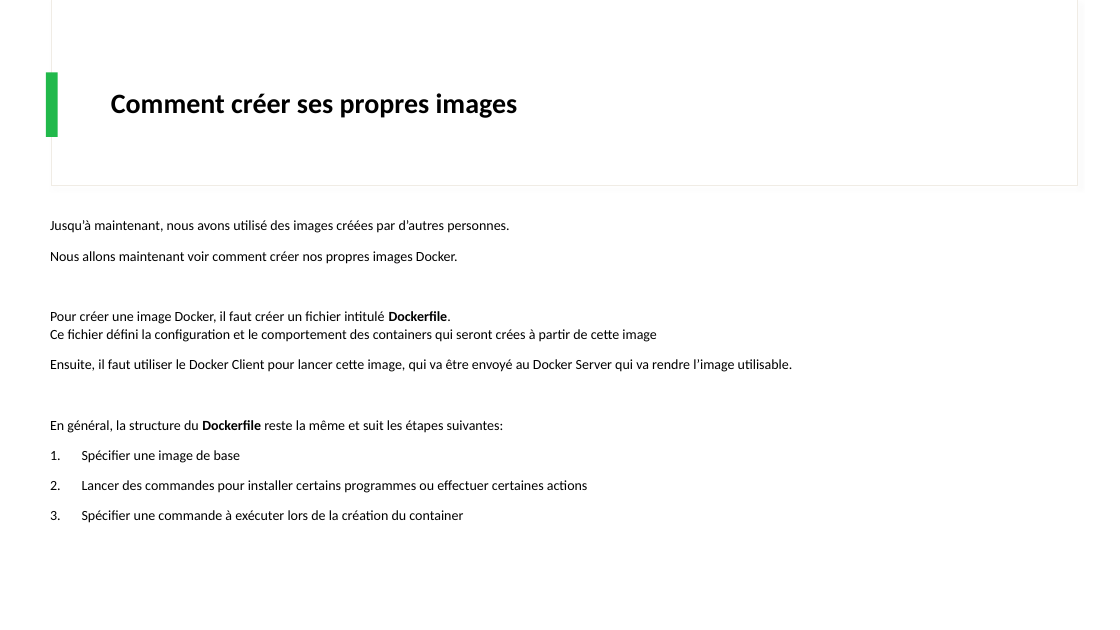
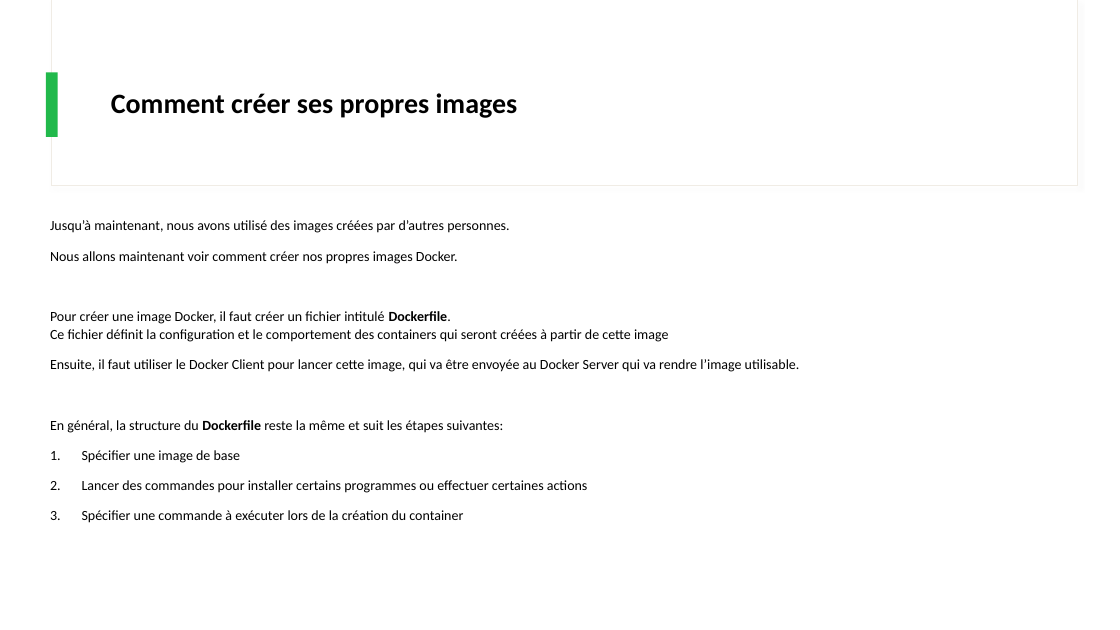
Before and after one commit to IPSSIASIDEV2/Jedy-DockerKubernetes-Formation, a slide deck: slide 17 of Cours/Cours.pptx. Drawn at 1120x630 pixels with LibreOffice and Linux fonts; fonts in the diff are those of the drawing. Boxes give left, top, right and bottom in pixels: in the first picture for what was removed or moved away, otherwise in the second. Text is boxed around its words. In the diff, an @@ line names an element or a change of style, - is before the commit and + after.

```diff
--- a/Cours/Cours.pptx
+++ b/Cours/Cours.pptx
@@ text at <box>50,311,800,372</box>: text changed @@
-Pour créer une image Docker, il faut créer un fichier intitulé Dockerfile.
-Ce fichier défini la configuration et le comportement des containers qui seront crées à partir de cette image
-Ensuite, il faut utiliser le Docker Client pour lancer cette image, qui va être envoyé au Docker Server qui va rendre l’image utilisable.
+Pour créer une image Docker, il faut créer un fichier intitulé Dockerfile.
+Ce fichier définit la configuration et le comportement des containers qui seront créées à partir de cette image
+Ensuite, il faut utiliser le Docker Client pour lancer cette image, qui va être envoyée au Docker Server qui va rendre l’image utilisable.
```
Also in this commit, not shown: 8 other slides changed, 2 slides removed, 4 other files.
